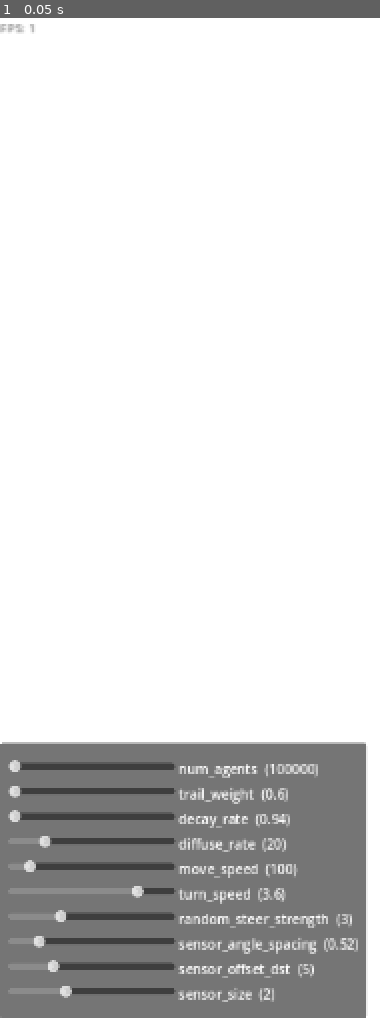
Above: before the commit, frame 1.
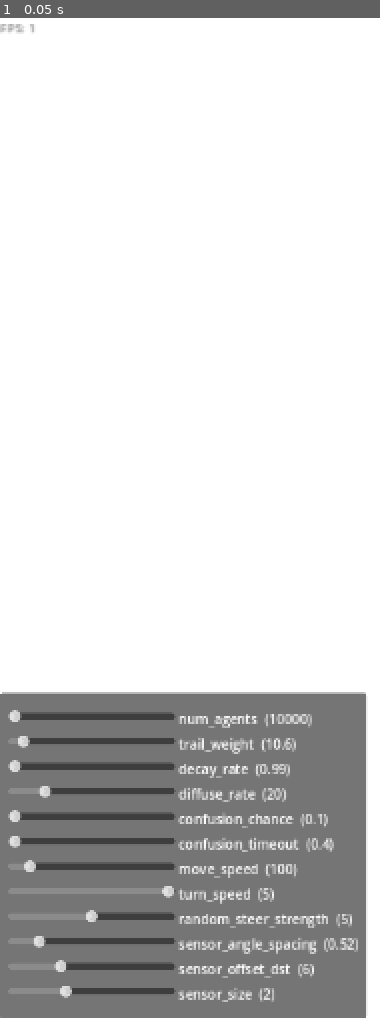
Above: after the commit, the same moment.

Repository: jfakult/particle_system
Game: Godot game, scene res://particle_system.tscn
Two runs of this game, one before a commit and one after it. Both use one fixed random seed, a clock stepped at 60 frames per second and the inputs below.
Inputs:
- Up to frame 1 (0.05 s): no input

The runs differ from the first frame. In frame 1, 6.5% of the frame differs, in the area x 0-97%, y 67-96%.
Error before the commit: Attempt to call function 'texture_create' in base 'null instance' on a null instance. (res://slime_mold.gd:152)
Error after the commit: Attempt to call function 'texture_create' in base 'null instance' on a null instance. (res://slime_mold.gd:194)

Commit message:
Bug fixes, added confusion

Diff:
--- a/game_settings.gd
+++ b/game_settings.gd
@@ -6,8 +6,6 @@
 var trail_weight: float = slime_settings.trail_weight
 var decay_rate: float = slime_settings.decay_rate
 var diffuse_rate: float = slime_settings.diffuse_rate
-var confusion_chance: float = slime_settings.confusion_chance
-var confusion_timer: float = slime_settings.confusion_timer
 
 var move_speed: float = slime_settings.species_settings[0].move_speed
 var turn_speed: float = slime_settings.species_settings[0].turn_speed
@@ -15,9 +13,11 @@
 var sensor_angle_spacing: float = slime_settings.species_settings[0].sensor_angle_spacing
 var sensor_offset_dst: float = slime_settings.species_settings[0].sensor_offset_dst
 var sensor_size: int = slime_settings.species_settings[0].sensor_size
+var confusion_chance: float = slime_settings.species_settings[0].confusion_chance
+var confusion_timeout: float = slime_settings.species_settings[0].confusion_timeout
 var colour: Vector4 = slime_settings.species_settings[0].colour
 
 func update_settings():
-    var species_settings = SpeciesSettings.new(move_speed, turn_speed, random_steer_strength, sensor_angle_spacing, sensor_offset_dst, sensor_size, colour)
-    var species_settings_list : Array[SpeciesSettings] = [species_settings]
-    slime_settings = SlimeSettings.new(slime_settings.steps_per_frame, slime_settings.width, slime_settings.height, num_agents, slime_settings.spawn_mode, trail_weight, decay_rate, diffuse_rate, confusion_chance, confusion_timer, species_settings_list)
+	var species_settings = SpeciesSettings.new(move_speed, turn_speed, random_steer_strength, sensor_angle_spacing, sensor_offset_dst, sensor_size, confusion_chance, confusion_timeout, colour)
+	var species_settings_list : Array[SpeciesSettings] = [species_settings]
+	slime_settings = SlimeSettings.new(slime_settings.steps_per_frame, slime_settings.width, slime_settings.height, num_agents, slime_settings.spawn_mode, trail_weight, decay_rate, diffuse_rate, species_settings_list)
--- a/settings.gd
+++ b/settings.gd
@@ -55,6 +55,8 @@
 		"trail_weight": [ GameSettings.trail_weight, 0, 200, 0.05 ],
 		"decay_rate": [ GameSettings.decay_rate, 0.7, 1.0004, 0.004 ],
 		"diffuse_rate": [ GameSettings.diffuse_rate, 0, 100, 1 ],
+		"confusion_chance": [ GameSettings.confusion_chance, 0, 10, 0.1 ],
+		"confusion_timeout": [ GameSettings.confusion_timeout, 0, 10, 0.1 ],
 		"move_speed": [ GameSettings.move_speed, 1, 1000, 10 ],
 		"turn_speed": [ GameSettings.turn_speed, 0, 5, 0.1 ],
 		"random_steer_strength": [ GameSettings.random_steer_strength, 0, 10, 0.1 ],
--- a/slime_mold.gd
+++ b/slime_mold.gd
@@ -88,8 +88,6 @@
 	var num_species = GameSettings.slime_settings.species_settings.size()
 	var species_index : int = 0
 	var species_mask : Vector4 = Vector4.ONE
-	var confusion_chance : float = GameSettings.slime_settings.confusion_chance
-	var confusion_timer : float = GameSettings.slime_settings.confusion_timer
 
 	if num_species == 1:
 		species_mask = GameSettings.slime_settings.species_settings[0].colour
@@ -107,13 +105,59 @@
 		"position": start_pos,
 		"angle": angle,
 		"species_index": species_index,
-		"confusion_chance": confusion_chance,
-		"confusion_timer": confusion_timer
+		"confusion_timer": 0.0
 	}
 
 func init_agents():
+	if len(agents) == 0 or GameSettings.slime_settings.num_agents != len(agents):
+		if len(agents) > 0:
+			print("Pulling new data")
+			# Pull agent data from the compute buffer and rebuild the agent list
+			var agents_data = rd.buffer_get_data(shader_agents_buffer)
+			agents = []
+			var data_pos = 0
+			while data_pos < agents_data.size():
+				var species_mask = Vector4(agents_data.decode_float(data_pos), agents_data.decode_float(data_pos + 4), agents_data.decode_float(data_pos + 8), agents_data.decode_float(data_pos + 12))
+				var position = Vector2(agents_data.decode_float(data_pos + 16), agents_data.decode_float(data_pos + 20))
+				var angle = agents_data.decode_float(data_pos + 24)
+				var species_index = agents_data.decode_float(data_pos + 28)
+				var confusion_timer = agents_data.decode_float(data_pos + 32)
+				agents.append({
+					"species_mask": species_mask,
+					"position": position,
+					"angle": angle,
+					"species_index": species_index,
+					"confusion_timer": confusion_timer
+				})
+				# Agent blocks are 48 bytes long because of padding
+				data_pos += 48
+			# todo: pull agent data back out and rebuild it
+
+		init_agents_wrapper()
+		var agents_list = []
+		for agent in agents:
+			# Note that the order of these values must match the order in the shader
+			# Notes in shader explain the packing process / byte alignment
+			agents_list.append(agent["species_mask"])
+			agents_list.append(agent["position"])
+			agents_list.append(agent["angle"])
+			agents_list.append(agent["species_index"])
+			agents_list.append(agent["confusion_timer"])
+			agents_list.append(0.0) # padding
+			agents_list.append(0.0) # padding
+			agents_list.append(0.0) # padding
+
+			#if len(agents_list) == 6:
+			#	print("Length", pack_array_data(agents_list).size())
+
+
+		shader_agents_buffer = pack_array(agents_list)
+
+func init_agents_wrapper():
 	# Initialize agents
 	var center = Vector2(GameSettings.slime_settings.width / 2.0, GameSettings.slime_settings.height / 2.0)
+
+	print("Settings: ", GameSettings.slime_settings.num_agents, " vs ", len(agents))
 
 	if GameSettings.slime_settings.num_agents < len(agents):
 		agents.resize(GameSettings.slime_settings.num_agents)
@@ -122,8 +166,6 @@
 		while len(agents) < GameSettings.slime_settings.num_agents:
 			var agent = init_agent(center)
 			agents.append(agent)
-
-	return agents
 
 func build_shader_buffer(buffer, uniform_type, binding):
 	var uniform := RDUniform.new()
@@ -164,20 +206,7 @@
 	var shader_spirv2: RDShaderSPIRV = shader_file2.get_spirv()
 	diffuse_shader = rd.shader_create_from_spirv(shader_spirv2)
 
-
-	agents = init_agents()
-	var agents_list = []
-	for agent in agents:
-		# Note that the order of these values must match the order in the shader
-		# Notes in shader explain the packing process / byte alignment
-		agents_list.append(agent["species_mask"])
-		agents_list.append(agent["position"])
-		agents_list.append(agent["angle"])
-		agents_list.append(agent["species_index"])
-		agents_list.append(agent["confusion_chance"])
-		agents_list.append(agent["confusion_timer"])
-
-	shader_agents_buffer = pack_array(agents_list)
+	init_agents()
 
 	#print("----", pack_array_data(agents_list).size())
 	#var first_agent_pos : Vector2 = Vector2(pack_array_data(agents_list).decode_float(0), pack_array_data(agents_list).decode_float(4))
@@ -220,10 +249,7 @@
 		return
 
 	GameSettings.update_settings()
-
-	if GameSettings.slime_settings.num_agents != len(agents):
-		print("Updating agents")
-		agents = init_agents()
+	init_agents()
 
 	for i in range(GameSettings.slime_settings.steps_per_frame):
 		run_simulation(delta)
@@ -231,13 +257,18 @@
 func rebuild_shader_buffers(delta: float):
 	var species_settings_list = []
 	for species in GameSettings.slime_settings.species_settings:
+		species_settings_list.append(species.colour)
 		species_settings_list.append(species.move_speed)
 		species_settings_list.append(species.turn_speed)
 		species_settings_list.append(species.random_steer_strength)
 		species_settings_list.append(species.sensor_angle_spacing)
 		species_settings_list.append(species.sensor_offset_dst)
 		species_settings_list.append(species.sensor_size)
-		species_settings_list.append(species.colour)
+		species_settings_list.append(species.confusion_chance)
+		species_settings_list.append(species.confusion_timeout)
+
+		#if len(species_settings_list) == 9:
+		#	print("Length", pack_array_data(species_settings_list).size())
 
 	var species_buffer = pack_array(species_settings_list)
 	species_uniform = build_shader_buffer(species_buffer, RenderingDevice.UNIFORM_TYPE_STORAGE_BUFFER, 1)
@@ -272,7 +303,7 @@
 
 	rd.compute_list_bind_uniform_set(compute_list, agent_uniform_set, 0)
 	rd.compute_list_bind_compute_pipeline(compute_list, agents_pipeline)
-	rd.compute_list_dispatch(compute_list, ceil(GameSettings.slime_settings.num_agents / AGENT_DISPATCH_SIZE), 1, 1)
+	rd.compute_list_dispatch(compute_list, ceil(GameSettings.slime_settings.num_agents / AGENT_DISPATCH_SIZE) + 1, 1, 1)
 
 	rd.compute_list_end()
 
--- a/slime_settings.gd
+++ b/slime_settings.gd
@@ -18,15 +18,14 @@
 
 # Other Settings
 var confusion_chance: float
-var confusion_timer: float
+var confusion_timeout: float
 
 # Species settings as an array of SpeciesSettings resources
 var species_settings: Array[SpeciesSettings]
 
-func _init(_steps_per_frame: int = 1, _width: int = 1280, _height: int = 800, _num_agents: int = 100000,
-           _spawn_mode: int = SpawnMode.INWARD_CIRCLE, _trail_weight: float = 0.6, _decay_rate: float = 0.94,
-           _diffuse_rate: float = 20.0, _confusion_chance: float = 0.01, _confusion_timer: float = 0.0,
-           _species_settings: Array[SpeciesSettings] = [SpeciesSettings.new()]):
+func _init(_steps_per_frame: int = 1, _width: int = 1280, _height: int = 800, _num_agents: int = 10000,
+           _spawn_mode: int = SpawnMode.INWARD_CIRCLE, _trail_weight: float = 10.6, _decay_rate: float = 0.99,
+           _diffuse_rate: float = 20.0, _species_settings: Array[SpeciesSettings] = [SpeciesSettings.new()]):
     steps_per_frame = _steps_per_frame
     width = _width
     height = _height
@@ -35,6 +34,4 @@
     trail_weight = _trail_weight
     decay_rate = _decay_rate
     diffuse_rate = _diffuse_rate
-    confusion_chance = _confusion_chance
-    confusion_timer = _confusion_timer
     species_settings = _species_settings
--- a/species_settings.gd
+++ b/species_settings.gd
@@ -13,6 +13,10 @@
 var sensor_offset_dst: float
 var sensor_size: int
 
+# Other Settings
+var confusion_chance: float
+var confusion_timeout: float
+
 # Display Settings
 var colour: Vector4
 
@@ -20,12 +24,15 @@
 '''
 move_speed : turn_speed ~= 100 : 1.5
 '''
-func _init(_move_speed: float = 100.0, _turn_speed: float = 3.6, _random_steer_strength: float = 3.0, _sensor_angle_spacing: float = PI / 6,
-           _sensor_offset_dst: float = 5.0, _sensor_size: int = 2, _colour: Vector4 = Vector4(0.6, 0.5, 1, 1)):
+func _init(_move_speed: float = 100.0, _turn_speed: float = 5.0, _random_steer_strength: float = 5.0,
+           _sensor_angle_spacing: float = PI / 6, _sensor_offset_dst: float = 6.0, _sensor_size: int = 2,
+           _confusion_chance: float = 0.100, _confusion_timeout: float = 0.4, _colour: Vector4 = Vector4(0.6, 0.5, 1, 1)):
     move_speed = _move_speed
     turn_speed = _turn_speed
     random_steer_strength = _random_steer_strength
     sensor_angle_spacing = _sensor_angle_spacing
     sensor_offset_dst = _sensor_offset_dst
     sensor_size = _sensor_size
+    confusion_chance = _confusion_chance
+    confusion_timeout = _confusion_timeout
     colour = _colour
Not shown, changed: slime.glsl
